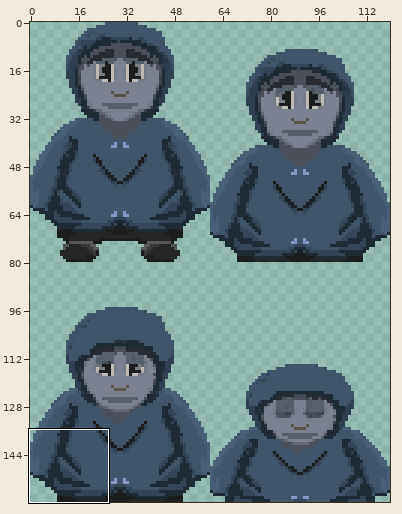
Two states of a sprite sheet, android/assets/Player/playerDying.png. The picture above shows the old version from afar; the outline marks the close-up.
Close-up. First the earlier version:
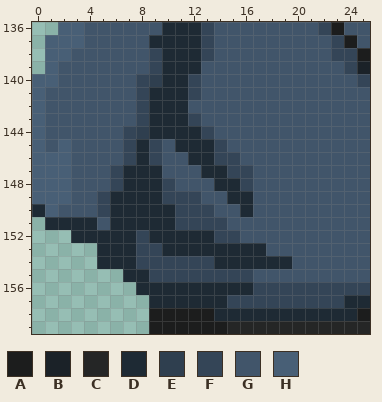
The file is 120x160 pixels. Colours within 5 levels of each other are drawn and written as one. Shown: x 0..25, y 136..159. The commit also changed other parts of the picture, which this record leaves out.
Palette (. is transparent): A #1c1d1d  B #1b2228  C #252626  D #1e2a34  E #2f3f4f  F #344557  G #41556a  H #485f76
Pixels before, first column x 0:
136 ..HHGGGGGGDDDFGGGGGGGGFAGG
137 .HHHGGGGGDDDDFGGGGGGGGGFAG
138 .HHGGGGGGFDDDFGGGGGGGGGFFA
139 .HGGGGGGGFDDDGGGGGGGGGGGFB
140 HHGGGGGGFEDDFGGGGGGGGGGGGF
141 HGGGGGGGFDDDFGGGGGGGGGGGGG
142 HGGGGGGGFDDDGGGGGGGGGGGGGG
143 HGGGGGGGFDDDFGGGGGGGGGGGGG
144 HGGGGGGFEDDDDFGGGGGGGGGGGG
145 HGHGGGGFDFGDDDFGGGGGGGGGGG
146 HHHGGGGFDFGGDDFFGGGGGGGGGG
147 HHHGGGFDDDGGGDDFFGGGGGGGGG
148 HHHGGGFDDDFGGGDDFGGGGGGGGG
149 HHHGGFDDDDFFFGGDDGGGGGGGGG
150 DHGGGFDDDDDFFFGGDGGGGGGGGG
151 .DDDDGDDDDDFFFFGGGGGGGGGGG
152 ...DDDDDFDDDDDFFGGGGGGGGGG
153 .....DDDFFDDDDDDDDGGGGGGGG
154 .....DDDFFFFFFDDDDDDGGGGGG
155 .......DDFFFFFFFFGGGGGGGGG
156 ........DDDDDDDDDFFFFFFFFF
157 .........DDDDDDFFFFFFFFFDD
158 .........AAAAADDDDDDDDDDDA
159 .........AAAAAACCCCCCCCCCC
The same view after the edit:
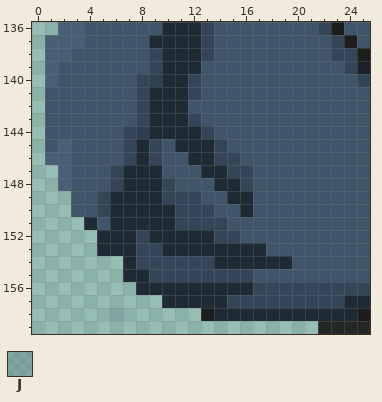
Colours new in this view: J #41556a3c
The edit:
Changed rows in their new state; - is an unchanged pixel.
first column x 0:
140 .---------------------
141 .---------------------
142 .---------------------
143 .---------------------
144 .---------------------
145 .---------------------
146 .---------------------
147 ..--------------------
148 ..--------------------
149 ...-------------------
150 ...-------------------
151 -...------------------
152 ---..-----------------
154 -----..---------------
157 ---------.------------
158 ------J--....---------
159 ---------.............
Boxes around the changes in both close-ups, in picture pixels (x1, y1, x2, y2):
changed: (32, 74, 318, 334)
